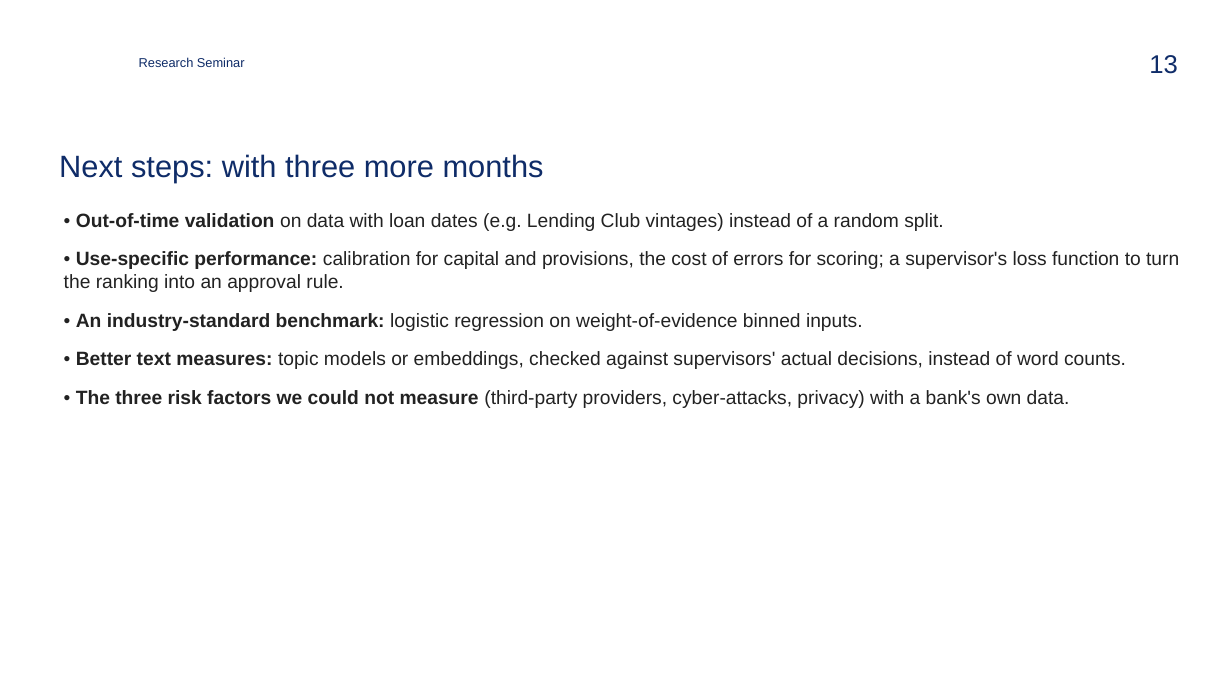
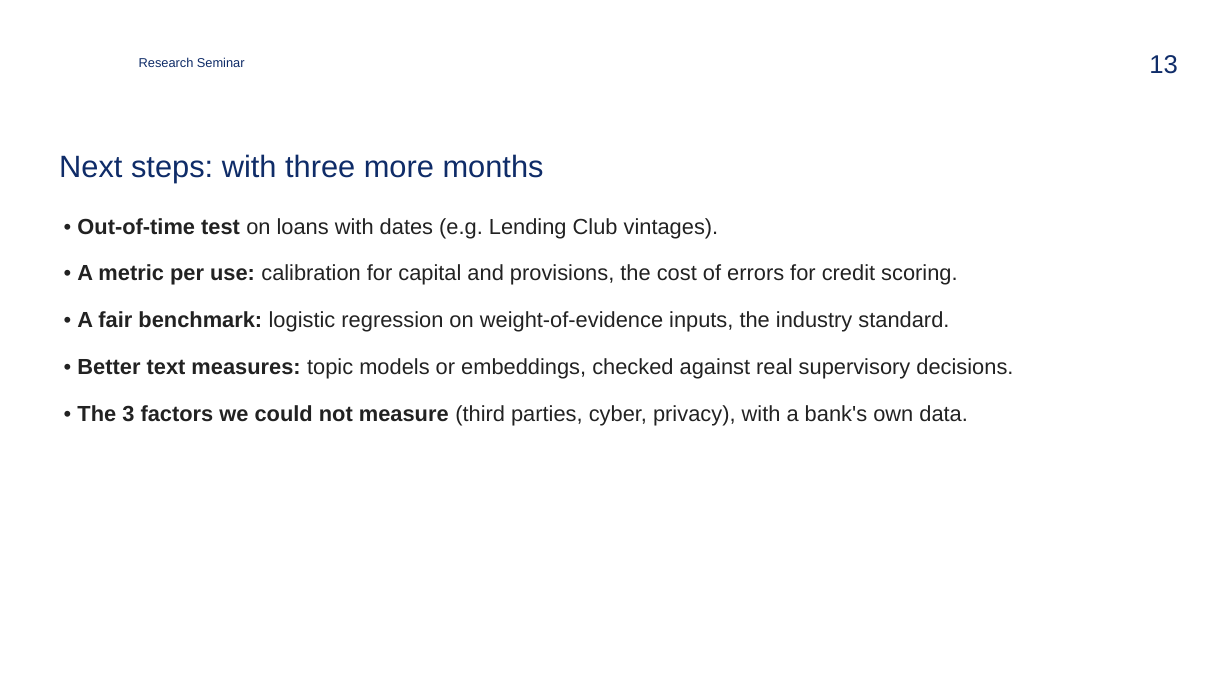
Before and after one commit to zavaz5/ml-model-risk, a slide deck: slide 13 of docs/presentation.pptx. Drawn at 1232x693 pixels with LibreOffice and Linux fonts; fonts in the diff are those of the drawing; background and template pictures are left out. Boxes give left, top, right and bottom in pixels: in the first picture for what was removed or moved away, otherwise in the second. Text is boxed around its words. In the diff, an @@ line names an element or a change of style, - is before the commit and + after.

```diff
--- a/docs/presentation.pptx
+++ b/docs/presentation.pptx
@@ text at (77,218,1013,425): text changed; size 15 to 17 pt @@
-• Out-of-time validation on data with loan dates (e.g. Lending Club vintages) instead of a random split.
-• Use-specific performance: calibration for capital and provisions, the cost of errors for scoring; a supervisor's loss function to turn the ranking into an approval rule.
-• An industry-standard benchmark: logistic regression on weight-of-evidence binned inputs.
-• Better text measures: topic models or embeddings, checked against supervisors' actual decisions, instead of word counts.
-• The three risk factors we could not measure (third-party providers, cyber-attacks, privacy) with a bank's own data.
+• Out-of-time test on loans with dates (e.g. Lending Club vintages).
+• A metric per use: calibration for capital and provisions, the cost of errors for credit scoring.
+• A fair benchmark: logistic regression on weight-of-evidence inputs, the industry standard.
+• Better text measures: topic models or embeddings, checked against real supervisory decisions.
+• The 3 factors we could not measure (third parties, cyber, privacy), with a bank's own data.
```
Also in this commit, not shown: 13 other slides changed, 19 other files.
